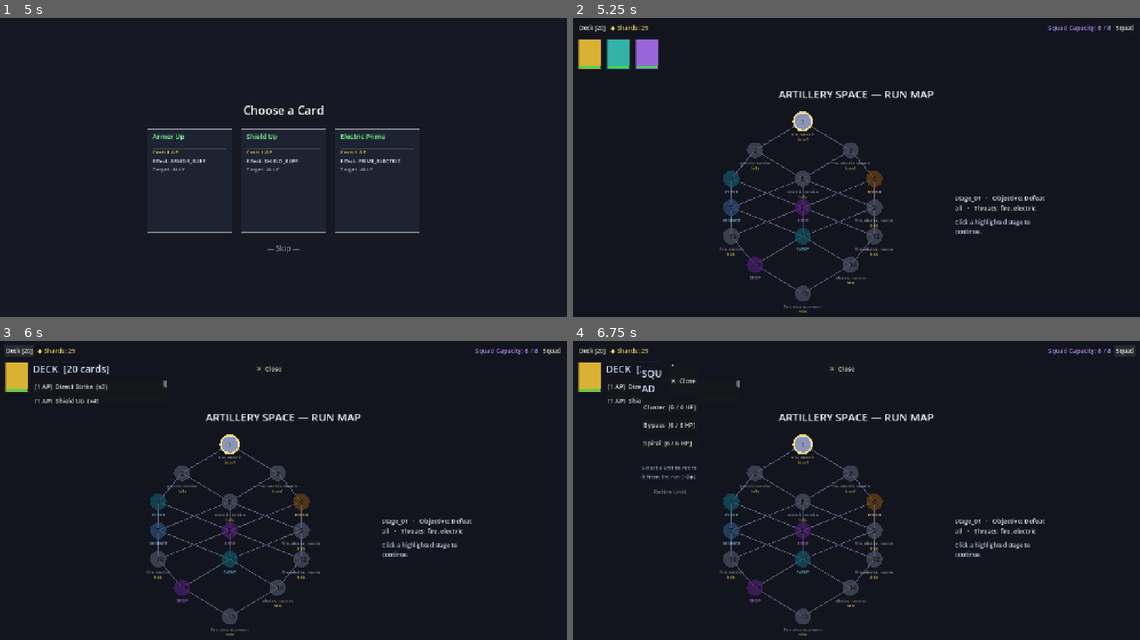
Above: before the commit, frames 1-4 (two rows, left to right).
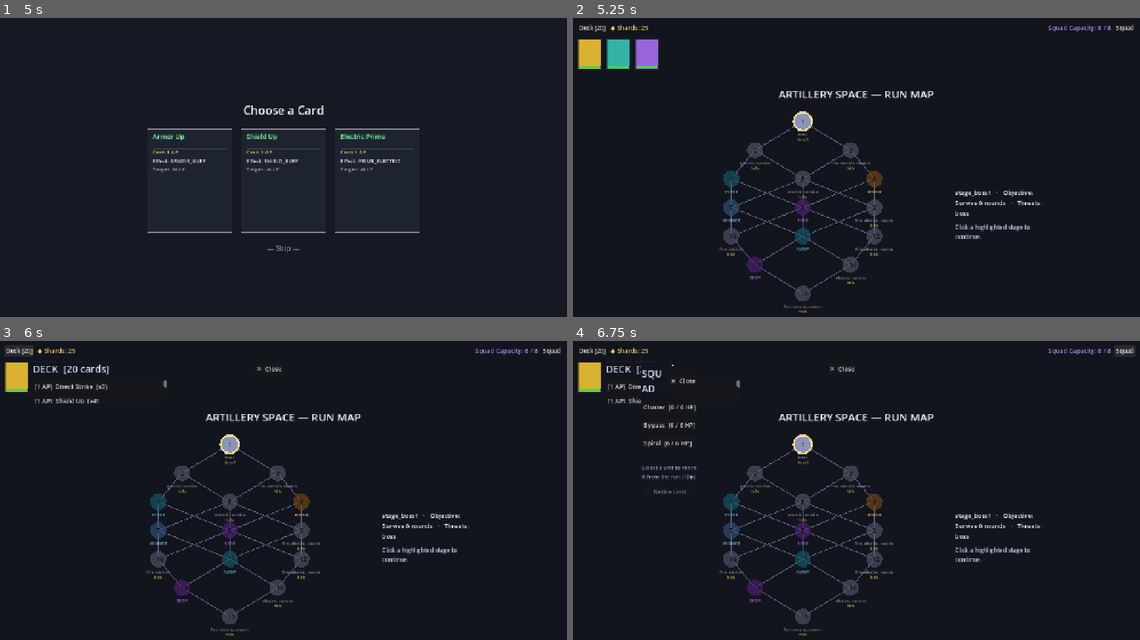
Above: after the commit, the same moments.

Repository: chubas/artillery-roguelike
Game: Godot game, scene res://world/run_controller.tscn
Two runs of this game, one before a commit and one after it. Both use one fixed random seed, a clock stepped at 60 frames per second and the inputs below.
Inputs (mouse positions are in pixels of both pictures, inside the frame that each line leads up to):
- Up to frame 1 (5 s): tap Enter at 0.5, 2, 3.5 s; move the mouse to (408, 161) at 0.52 s; hold Right 0.53-1.25 s; tap Tab at 0.6 s; click (408, 161) at 0.67 s; tap Space at 0.77, 1.25, 2.75, 3.77, 4.25 s; drag from (170, 194) to (255, 242) at 1.27 s; move the mouse to (340, 107) at 2.02 s; hold Right 2.03-2.75 s; tap Keypad Enter at 2.1 s; drag from (255, 242) to (113, 128) at 2.77 s; move the mouse to (453, 227) at 3.52 s; hold Left 3.53-4.25 s; tap Q at 3.6 s; drag from (113, 128) to (198, 95) at 4.27 s
- Up to frame 2 (5.25 s): move the mouse to (884, 176) at 5.02 s; hold Down from 5.03 s (still down); tap Tab at 5.1 s; click (884, 176) at 5.17 s
- Up to frame 3 (6 s): release Down at 5.75 s; click "Deck [20]" at 5.75 s
- Up to frame 4 (6.75 s): click "Squad" at 6.5 s

Frame 1 is identical in both runs. In frame 2, 1.0% of the frame differs, in the area x 38-84%, y 38-74%; in frame 3, 1.0%; in frame 4, 1.0%.

Commit message:
M47 - Entities definition and first boss

Diff:
--- a/autoloads/features.gd
+++ b/autoloads/features.gd
@@ -43,3 +43,5 @@
 var terrain_v2_enabled       : bool = true  # M43: seam pass + validation/reroll in TerrainGenerator
 var custom_maps_enabled      : bool = true  # M44: hand-authored ASCII maps (generator dormant)
 var enemy_targeting_enabled  : bool = true  # M45: deterministic telegraphed enemy targeting
+var boss_enabled             : bool = true  # M47: spawn map entities (bosses) at authored coords
+var boss_test_stage          : bool = true # M47: force run node 0 → boss1 arena for manual playtest
--- a/autoloads/run.gd
+++ b/autoloads/run.gd
@@ -91,7 +91,9 @@
 	# M44: hand-authored maps take priority — every combat node (incl. the first) draws a
 	# random map from the library. Profiles/legacy remain only as a fallback when the
 	# library is empty or the flag is off.
-	var map_ids : Array = MapLibrary.map_ids() if Features.custom_maps_enabled else []
+	# M47: the random pool excludes `pool: false` maps (boss arenas) so they never appear on a
+	# normal node — they're only reachable via the boss node / manual playtest toggle below.
+	var map_ids : Array = MapLibrary.pool_map_ids() if Features.custom_maps_enabled else []
 	for i in range(rs.map.nodes.size()):
 		var node : MapNode = rs.map.nodes[i]
 		if node.type != MapNode.Type.COMBAT:
@@ -104,6 +106,13 @@
 			node.terrain_profile_path = ""
 		else:
 			node.terrain_profile_path = _TERRAIN_PROFILES[run_rng.randi() % _TERRAIN_PROFILES.size()]
+	# M47: manual playtest — drop the player straight into the boss arena on node 0.
+	if Features.boss_test_stage and not rs.map.nodes.is_empty():
+		var n0 : MapNode = rs.map.nodes[0]
+		n0.type = MapNode.Type.COMBAT
+		n0.custom_map_id = "boss1"
+		n0.terrain_profile_path = ""
+		n0.stage_path = "res://data/stages/stage_boss1.tres"
 
 ## Sample n artifacts for a reward or shop offer, respecting the seen-set cycle.
 ## Artifacts already offered (but not bought) won't appear again until all have been offered.
--- a/data/stages/objective_descriptor.gd
+++ b/data/stages/objective_descriptor.gd
@@ -4,7 +4,9 @@
 class_name ObjectiveDescriptor
 extends Resource
 
-enum Type { DEFEAT_ALL, SURVIVE_N }
+enum Type { DEFEAT_ALL, SURVIVE_N, DEFEAT_BOSS }
 
 @export var type : Type = Type.DEFEAT_ALL
 @export var survive_rounds : int = 0   # SURVIVE_N: win once round_index reaches this
+# DEFEAT_BOSS (M47): win once no living enemy carries the "BOSS" tag — unlike DEFEAT_ALL this
+# ignores minions/waves, so killing the boss clears the stage even with adds still alive.
--- /dev/null
+++ b/data/stages/stage_boss1.tres
@@ -0,0 +1,16 @@
+[gd_resource type="Resource" script_class="StageDescriptor" format=3]
+
+[ext_resource type="Script" path="res://data/stages/objective_descriptor.gd" id="1_ss62s"]
+[ext_resource type="Script" path="res://data/stages/stage_descriptor.gd" id="2_yc775"]
+
+[sub_resource type="Resource" id="Resource_5iiul"]
+script = ExtResource("1_ss62s")
+type = 2
+
+[resource]
+script = ExtResource("2_yc775")
+id = "stage_boss1"
+terrain_seed = 4771
+wind_enabled = false
+objective = SubResource("Resource_5iiul")
+threat_tags = Array[String](["boss"])
--- /dev/null
+++ b/data/units/boss1.tres
@@ -0,0 +1,23 @@
+[gd_resource type="Resource" script_class="UnitDefinition" format=3]
+
+[ext_resource type="Script" path="res://data/shots/shot_definition.gd" id="1_754mh"]
+[ext_resource type="Script" path="res://data/units/unit_definition.gd" id="2_oq81g"]
+
+[resource]
+script = ExtResource("2_oq81g")
+id = "boss1"
+display_name = "Boss"
+faction = "army"
+width_voxels = 5
+height_voxels = 5
+max_hp = 100
+move_range = 0
+weight = 3
+anchored = true
+attack_behavior = 1
+base_power = 1.0
+dig = 0
+tags = Array[String](["BOSS", "MECHANICAL"])
+keywords = Array[String](["unit"])
+color = Color(0.72, 0.22, 0.28, 1)
+rarity = "boss"
--- a/data/units/unit_definition.gd
+++ b/data/units/unit_definition.gd
@@ -7,6 +7,11 @@
 ## FIXED_LANE (most aligned with the enemy's column) · SPECIFIC (externally-forced, e.g. Taunt).
 ## Property of the enemy type but copied to a runtime, overridable field on the Unit.
 enum TargetingRule { NEAREST, FARTHEST, WEAKEST, STRONGEST, FIXED_LANE, SPECIFIC }
+
+## How this unit acts on its turn (M47). PROJECTILE = the normal fire-a-shot behavior. NONE =
+## no-op: the unit ends its turn immediately (used by Boss1 until its special attack is authored).
+## Extension point for future special boss attacks.
+enum AttackBehavior { PROJECTILE, NONE }
 
 @export var id : String = ""
 @export var display_name : String = "Unit"
@@ -25,6 +30,13 @@
 @export var base_armor : int = 0
 @export var move_range : int = 99  # max moves per activation (use 99 = unlimited for now)
 @export var weight : int = 2       # 0=weightless, 1=light, 2=medium, 3=heavy
+
+## M47: position is fixed — the unit never falls (settles) when the terrain beneath it is
+## destroyed. Used for immobile fortress bosses. weight only limits climbing; this stops gravity.
+@export var anchored : bool = false
+
+## M47: turn behavior. NONE = no-op (ends turn immediately). See AttackBehavior.
+@export var attack_behavior : AttackBehavior = AttackBehavior.PROJECTILE
 
 ## Card base power (M39/M40): the unit's printed damage output, shown on the card / logbook.
 ## The base that PowerCalculator folds source-attributed PowerMods over — there is no separate
--- a/scripts/bake_resources.gd
+++ b/scripts/bake_resources.gd
@@ -205,6 +205,26 @@
 	mechanical.rarity = Rarity.COMMON
 	mechanical.color = Color(0.7, 0.55, 0.85)
 	_save(mechanical, "res://data/units/enemy_mechanical.tres")
+
+	# ── M47: Act 1 boss (Boss1) ──────────────────────────────────────────────
+	# 5×5 immobile fortress boss. No attack yet (attack_behavior = NONE = no-op turn); its special
+	# rule is a future milestone. anchored = never falls when terrain beneath it is destroyed.
+	# The "BOSS" tag is what the DEFEAT_BOSS objective watches. base_power is set > 0 only to pass
+	# the bake guard (_validate_unit_definitions); it is never read because the boss never fires.
+	var boss1 := UnitDefinition.new()
+	boss1.id = "boss1"; boss1.display_name = "Boss"
+	boss1.width_voxels = 5; boss1.height_voxels = 5; boss1.max_hp = 100
+	boss1.base_power = 1.0            # unused — boss never fires (attack_behavior NONE)
+	boss1.dig = 0
+	boss1.move_range = 0; boss1.weight = 3
+	boss1.anchored = true
+	boss1.attack_behavior = UnitDefinition.AttackBehavior.NONE
+	boss1.default_shot = null         # never fires
+	boss1.tags = ["BOSS", "MECHANICAL"]
+	boss1.faction = Faction.ARMY
+	boss1.rarity = Rarity.BOSS
+	boss1.color = Color(0.72, 0.22, 0.28)   # menacing crimson
+	_save(boss1, "res://data/units/boss1.tres")
 
 	# ── M4 player squad: one unit per shot family ─────────────────────────────
 	# M10: attack value is the source of projectile strength (× shot.strength_mult × power).
@@ -471,6 +491,24 @@
 	s3.threat_tags = ["fire", "electric", "swarm"]
 	s3.act_tags = ["act_1"]
 	_save(s3, "res://data/stages/stage_03.tres")
+
+	# ── M47: Act 1 boss stage ────────────────────────────────────────────────────
+	# The boss itself is spawned from the map's Entity_Boss1 (data/maps/boss1.txt), not from
+	# initial_enemies. Objective is DEFEAT_BOSS — clears the instant the boss dies. Wind off.
+	var sb_obj := ObjectiveDescriptor.new()
+	sb_obj.type = ObjectiveDescriptor.Type.DEFEAT_BOSS
+	var sb := StageDescriptor.new()
+	sb.id = "stage_boss1"
+	sb.terrain_seed = 4771
+	sb.initial_enemies = []           # boss comes from the map entity; waves/minions added later
+	sb.reinforcements = []
+	sb.deployables = []
+	sb.wind_enabled = false
+	sb.spawn_min_col = 0; sb.spawn_max_col = W / 2 - 1   # overridden by the custom map's zones
+	sb.objective = sb_obj
+	sb.threat_tags = ["boss"]
+	sb.act_tags = ["act_1"]
+	_save(sb, "res://data/stages/stage_boss1.tres")
 
 	# ── M35: event resources ─────────────────────────────────────────────────────
 	var ev_triage := EventTriage.new()
--- a/systems/combat_manager.gd
+++ b/systems/combat_manager.gd
@@ -132,6 +132,7 @@
 	EventBus.mine_detonated.connect(_on_mine_detonated)
 	_place_player_squad(squad)
 	_spawn_enemies()
+	_spawn_map_entities()   # M47: bosses / entities placed at authored map coordinates
 	all_units = player_units + enemy_units
 	if Features.deployables_enabled:
 		_spawn_deployables()
@@ -369,6 +370,33 @@
 	u.unit_died.connect(_on_unit_died)
 	return u
 
+# M47: spawn map-defined entities (e.g. a fortress boss) at their AUTHORED coordinates. An entity
+# whose name resolves to a baked unit definition (id == name lower-cased) spawns as an enemy at its
+# exact top-left coordinate — no zone-random, no surface snap; the author placed it deliberately.
+# Entities that don't resolve to a unit are left in the map for other systems (future).
+func _spawn_map_entities() -> void:
+	if not Features.boss_enabled or _custom_map == null:
+		return
+	for entity_name in _custom_map.entities:
+		var ent : MapEntity = _custom_map.entities[entity_name]
+		var path := "res://data/units/%s.tres" % entity_name.to_lower()
+		if not ResourceLoader.exists(path):
+			continue
+		var def := load(path) as UnitDefinition
+		if def == null:
+			continue
+		var u := Unit.new()
+		u.definition = def
+		u.is_player = false
+		u.display_name = def.display_name
+		u.aim_angle_deg = 135.0
+		u.set_vox_position(ent.coordinates)
+		_unit_layer.add_child(u)   # Unit._ready() sets hp = def.max_hp (no run_state)
+		u.unit_died.connect(_on_unit_died)
+		enemy_units.append(u)
+		print("[entity] spawned '%s' (%s) at %s hp=%d" % [
+				entity_name, def.id, str(ent.coordinates), def.max_hp])
+
 func _find_valid_spawn(preferred_col: int, def: UnitDefinition) -> Vector2i:
 	# Try the preferred column, then alternate outward (+1, -1, +2, -2, ...).
 	for i in range(0, 21):
@@ -647,6 +675,10 @@
 			return
 		if e.hp <= 0 or debug_enemies_passive:
 			continue
+		# M47: no-op attackers (e.g. Boss1 until its special rule lands) end their turn immediately.
+		if e.definition.attack_behavior == UnitDefinition.AttackBehavior.NONE:
+			print("[entity] %s holds (no attack)" % e.display_name)
+			continue
 		await get_tree().create_timer(Const.ENEMY_FIRE_DELAY).timeout
 		if _is_terminal():
 			return
@@ -734,8 +766,10 @@
 		return
 	var enemies_alive := enemy_units.any(func(u): return u.hp > 0)
 	var players_alive := player_units.any(func(u): return u.hp > 0)
+	# M47: DEFEAT_BOSS wins when no living enemy carries the BOSS tag (minions/waves don't count).
+	var boss_alive := enemy_units.any(func(u): return u.hp > 0 and "BOSS" in u.definition.tags)
 	var result := ObjectiveEvaluator.evaluate(_stage.objective, enemies_alive, players_alive,
-			round_index, _all_waves_spawned())
+			round_index, _all_waves_spawned(), boss_alive)
 	if result == ObjectiveEvaluator.Result.WON:
 		print("[STAGE CLEAR] Objective met.")
 		game_state = GameState.STAGE_CLEAR
@@ -1201,6 +1235,8 @@
 		_settle_deployable(d)
 
 func _settle_unit(u: Unit) -> void:
+	if u.definition.anchored:
+		return   # M47: anchored units (bosses) hold position even with terrain destroyed beneath
 	var new_pos := UnitMovement.settle(u, _terrain)
 	if new_pos != u.vox_position:
 		u.set_vox_position(new_pos)
--- a/systems/enemy_targeting.gd
+++ b/systems/enemy_targeting.gd
@@ -76,6 +76,11 @@
 	for e in enemies:
 		if e.hp <= 0:
 			continue
+		# M47: no-op attackers (bosses without a shot yet) get no telegraph — they never fire.
+		if e.definition.attack_behavior == UnitDefinition.AttackBehavior.NONE:
+			e.intended_target = null
+			e.intended_solution = {}
+			continue
 		if reset_rules:
 			e.targeting_rule = e.definition.targeting_rule
 			e.forced_target = null
--- a/systems/objective_evaluator.gd
+++ b/systems/objective_evaluator.gd
@@ -7,7 +7,7 @@
 enum Result { ONGOING, WON, LOST }
 
 static func evaluate(obj: ObjectiveDescriptor, enemies_alive: bool, players_alive: bool,
-		round_index: int, all_waves_spawned: bool) -> Result:
+		round_index: int, all_waves_spawned: bool, boss_alive: bool = true) -> Result:
 	if not players_alive:
 		return Result.LOST   # shared loss across all objective types
 	if obj == null:
@@ -20,4 +20,8 @@
 		ObjectiveDescriptor.Type.SURVIVE_N:
 			if round_index >= obj.survive_rounds:
 				return Result.WON
+		ObjectiveDescriptor.Type.DEFEAT_BOSS:
+			# M47: the boss dying ends the stage regardless of minions/waves still on the field.
+			if not boss_alive:
+				return Result.WON
 	return Result.ONGOING
--- a/terrain/custom_map.gd
+++ b/terrain/custom_map.gd
@@ -1,8 +1,13 @@
 # Hand-authored ASCII map (M44). Parsed from a plain-text file: `key: value` metadata lines,
 # then a `data:` line followed by exactly `height` grid rows (row 0 = top of map).
-# Grid chars: '.' void · '1'-'9' SOLID with that hp (collapsible, FLAMMABLE) · '0' SOLID
+# Grid chars: '.' void · '1'-'9' SOLID with that hp (FLAMMABLE) · '0' SOLID
 # indestructible · 'M' MINERAL (hp 2). Spawn/enemy zones are [x0, y0, x1, y1] voxel rects
 # (inclusive corners). Any problem sets `error` — callers must check it before using the map.
+#
+# Collapse: imported tiles are NON-collapsible (`collapsible = false`) — matching M17's opt-in
+# design (the generator defaults false too). So floating platforms stay put when part of them is
+# destroyed; nothing falls under gravity. There is no per-tile opt-in to collapse yet — add a tag
+# here if undermine-and-drop terrain is wanted later.
 #
 # M46 auto-fill: `autoFillTerrain: true` + `autoFillTerrainValues: [N, M]` (1 ≤ N ≤ M ≤ 9)
 # replaces every '1' with a durability sampled from N..M via seeded Simplex noise (smooth
@@ -18,6 +23,10 @@
 var height      : int = 0
 var spawn_zones : Array[Rect2i] = []   # player placement zones
 var enemy_zones : Array[Rect2i] = []   # enemy/deployable spawn zones
+var entities     : Dictionary = {}      # entity name -> MapEntity (M47)
+# M47: whether this map is eligible for the random run pool. Boss/special maps set `pool: false`
+# so they never appear on a normal combat node; the sandbox dropdown still lists them.
+var pool        : bool = true
 # M46: noise-fill '1' tiles with durability auto_fill_min..auto_fill_max (inclusive).
 # min/max default 0 = "not provided" sentinel; validation requires them when the flag is on.
 var auto_fill_terrain : bool = false
@@ -56,8 +65,18 @@
 			"enemy_zones": map.enemy_zones = _parse_zones(value, map, "enemy_zones")
 			"autoFillTerrain": map.auto_fill_terrain = value.to_lower() == "true"
 			"autoFillTerrainValues": _parse_fill_values(value, map)
+			"pool":        map.pool = value.to_lower() != "false"
 			_:
-				map.error = "line %d: unknown key '%s'" % [i, key]
+				if key.begins_with("Entity_"):
+					var entity_name := key.trim_prefix("Entity_")
+					if entity_name == "":
+						map.error = "line %d: entity name cannot be empty" % i
+					elif map.entities.has(entity_name):
+						map.error = "line %d: duplicate entity '%s'" % [i, entity_name]
+					else:
+						map.entities[entity_name] = _parse_entity(entity_name, value, map, key)
+				else:
+					map.error = "line %d: unknown key '%s'" % [i, key]
 		if map.error != "":
 			return map
 	# --- Grid rows -------------------------------------------------------------
@@ -95,7 +114,32 @@
 					or z.end.x > map.width or z.end.y > map.height:
 				map.error = "zone %s out of bounds (%dx%d)" % [str(z), map.width, map.height]
 				break
+		if map.error == "":
+			for entity_name in map.entities:
+				var position : Vector2i = (map.entities[entity_name] as MapEntity).coordinates
+				if position.x < 0 or position.y < 0 \
+						or position.x >= map.width or position.y >= map.height:
+					map.error = "entity '%s' at %s out of bounds (%dx%d)" % [
+						entity_name, str(position), map.width, map.height
+					]
+					break
 	return map
+
+## Dynamic `Entity_<name>: [x, y]` metadata -> MapEntity (M47). For now the value is the `[x, y]`
+## coordinate shorthand; richer values (a JSON object of arbitrary props) can be added here later
+## without changing callers. Entity semantics (what an entity does) belong to callers.
+static func _parse_entity(
+		entity_name: String, value: String, map: CustomMap, key: String
+) -> MapEntity:
+	var e := MapEntity.new()
+	e.name = entity_name
+	var parsed = JSON.parse_string(value)
+	if not parsed is Array or (parsed as Array).size() != 2:
+		map.error = "%s: expected [x, y]" % key
+		return e
+	e.coordinates = Vector2i(int(parsed[0]), int(parsed[1]))
+	e.props["coordinates"] = e.coordinates
+	return e
 
 ## M46: "[N, M]" -> auto_fill_min/max. Range validity is checked in the final validation block.
 static func _parse_fill_values(value: String, map: CustomMap) -> void:
@@ -153,7 +197,7 @@
 				cell = {
 					"type": Tile.TileType.MINERAL,
 					"hp": 2, "max_hp": 2, "flags": 0,
-					"collapsible": true, "status_tags": ["MINERAL"],
+					"collapsible": false, "status_tags": ["MINERAL"],
 					"variant": 0, "gen_origin": MapData.GenOrigin.NOISE_FILL
 				}
 			elif ch == "0":
@@ -172,7 +216,7 @@
 				cell = {
 					"type": Tile.TileType.SOLID,
 					"hp": hp, "max_hp": hp, "flags": 0,
-					"collapsible": true, "status_tags": ["FLAMMABLE"],
+					"collapsible": false, "status_tags": ["FLAMMABLE"],
 					"variant": 0, "gen_origin": MapData.GenOrigin.NOISE_FILL
 				}
 			data.set_cell(col, row, cell)
--- /dev/null
+++ b/terrain/map_entity.gd
@@ -0,0 +1,14 @@
+# A named entity placed on a hand-authored map (M47). Parsed from an `Entity_<name>: ...` line in
+# a map file. For now an entity only carries a map coordinate, but `props` is an open key/value bag
+# so richer entity definitions (unit id, patrol path, trigger data, ...) can be layered on later
+# without changing the parser's shape — see CustomMap._parse_entity.
+#
+# Combat resolves entities that name a baked unit (id == entity name, lower-cased) into enemy
+# units at their coordinate; entities that don't resolve to a unit are left untouched for other
+# systems to consume.
+class_name MapEntity
+extends RefCounted
+
+var name        : String = ""
+var coordinates : Vector2i = Vector2i.ZERO
+var props       : Dictionary = {}   # arbitrary key/value; "coordinates" mirrored here too
--- a/terrain/map_library.gd
+++ b/terrain/map_library.gd
@@ -35,6 +35,16 @@
 	ids.sort()
 	return ids
 
+## M47: ids eligible for the random run pool (excludes `pool: false` maps, e.g. boss arenas).
+## The sandbox dropdown still uses map_ids() so every authored map remains loadable there.
+static func pool_map_ids() -> Array:
+	var ids : Array = []
+	for id in map_ids():
+		var m : CustomMap = _cache[id]
+		if m.pool:
+			ids.append(id)
+	return ids
+
 static func get_map(id: String) -> CustomMap:
 	if not _loaded:
 		reload()
--- a/world/combat_scene.gd
+++ b/world/combat_scene.gd
@@ -292,6 +292,7 @@
 	_m44_smoke()
 	_m45_smoke()
 	_m46_smoke()
+	_m47_smoke()
 
 	await get_tree().create_timer(0.3).timeout
 	get_tree().quit()
@@ -2019,6 +2020,9 @@
 			str(((c_floor.get("flags", 0) as int) & Tile.FLAG_INDESTRUCTIBLE) != 0),
 			str(c_ore.get("type", -1) == Tile.TileType.MINERAL and (c_ore.get("status_tags", []) as Array).has("MINERAL")),
 			str(data.get_cell(10, 5) == null)])
+	# Imported tiles are NON-collapsible (floating platforms stay put when shot) — see custom_map.gd.
+	print("  collapsible default: solid=%s mineral=%s (expect false, false)"
+			% [str(c_solid.get("collapsible", true)), str(c_ore.get("collapsible", true))])
 
 	# Zone helpers on a scratch terrain + combat manager (live combat untouched).
 	var tm := TerrainManager.new()
@@ -2206,6 +2210,77 @@
 	print("  missing values err set=%s reversed err set=%s (expect true, true)"
 			% [str(bad1.error != ""), str(bad2.error != "")])
 
+# M47: first boss — 5x5 anchored Boss1 spawned from a map entity, no-op attack, DEFEAT_BOSS clear.
+func _m47_smoke() -> void:
+	print("[smoke] -- M47 first boss (Boss1) --")
+	var bdef : UnitDefinition = load("res://data/units/boss1.tres")
+	print("  boss def: %dx%d hp=%d anchored=%s attack=%s has_BOSS=%s (expect 5x5, 100, true, NONE, true)"
+			% [bdef.width_voxels, bdef.height_voxels, bdef.max_hp, str(bdef.anchored),
+			UnitDefinition.AttackBehavior.keys()[bdef.attack_behavior], str("BOSS" in bdef.tags)])
+
+	# Entity parse: the shipped boss map carries Entity_Boss1 as a MapEntity + is out of the pool.
+	var cmap := MapLibrary.get_map("boss1")
+	var ent : MapEntity = cmap.entities.get("Boss1")
+	print("  entity parse: err='%s' Boss1_present=%s coords=%s pool=%s (expect '', true, (61, 22), false)"
+			% [cmap.error, str(ent != null),
+			str(ent.coordinates if ent else Vector2i.ZERO), str(cmap.pool)])
+
+	# Spawn the entity into a scratch combat on a scratch terrain (live combat untouched).
+	var tm := TerrainManager.new()
+	tm.load_map(cmap.to_map_data(1))
+	var layer := Node2D.new()
+	add_child(layer)   # in-tree so Unit._ready runs and sets hp from def.max_hp
+	var cm := CombatManager.new()
+	cm._terrain = tm
+	cm._unit_layer = layer
+	cm.set_custom_map(cmap)
+	cm._spawn_map_entities()
+	var boss : Unit = cm.enemy_units[0] if not cm.enemy_units.is_empty() else null
+	print("  spawn: count=%d pos=%s hp=%d (expect 1, (61, 22), 100)"
+			% [cm.enemy_units.size(),
+			str(boss.vox_position if boss else Vector2i.ZERO), boss.hp if boss else -1])
+
+	# Anchored: carve every tile under the boss footprint, settle → position must NOT change.
+	for c in range(boss.vox_position.x, boss.vox_position.x + bdef.width_voxels):
+		for r in range(boss.vox_position.y, tm.map_height):
+			tm.clear_tile(c, r)
+	var before : Vector2i = boss.vox_position
+	cm._settle_unit(boss)
+	print("  anchored: before=%s after_settle=%s unchanged=%s (expect true)"
+			% [str(before), str(boss.vox_position), str(before == boss.vox_position)])
+
+	# No-op attack: telegraph assignment leaves the boss with no target/solution (it never fires).
+	EnemyTargeting.assign_all([boss], [], tm, 0.0)
+	print("  no telegraph: target_null=%s solution_empty=%s (expect true, true)"
+			% [str(boss.intended_target == null), str(boss.intended_solution.is_empty())])
+
+	# DEFEAT_BOSS objective: ongoing while boss alive, WON once no BOSS-tagged enemy lives, LOST on wipe.
+	var obj := load("res://data/stages/stage_boss1.tres").objective as ObjectiveDescriptor
+	var r_alive := ObjectiveEvaluator.evaluate(obj, true, true, 1, true, true)
+	var r_dead := ObjectiveEvaluator.evaluate(obj, false, true, 1, true, false)
+	var r_wipe := ObjectiveEvaluator.evaluate(obj, false, false, 1, true, false)
+	print("  objective: alive=%s dead=%s wipe=%s (expect ONGOING, WON, LOST)"
+			% [ObjectiveEvaluator.Result.keys()[r_alive],
+			ObjectiveEvaluator.Result.keys()[r_dead],
+			ObjectiveEvaluator.Result.keys()[r_wipe]])
+
+	# Pool exclusion: boss1 is loadable but never in the random run pool.
+	print("  pool: in_all=%s in_pool=%s (expect true, false)"
+			% [str(MapLibrary.map_ids().has("boss1")), str(MapLibrary.pool_map_ids().has("boss1"))])
+
+	# Manual-playtest toggle wires node 0 to the boss arena.
+	Features.boss_test_stage = true
+	Run.start_default_run()
+	var n0 : MapNode = Run.active.map.nodes[0]
+	print("  boss_test_stage: node0 map='%s' stage_ends_boss1=%s (expect boss1, true)"
+			% [n0.custom_map_id, str(n0.stage_path.ends_with("stage_boss1.tres"))])
+	Features.boss_test_stage = false
+	Run.start_default_run()
+
+	layer.queue_free()
+	tm.free()
+	cm.free()
+
 func _mk_test_unit(def: UnitDefinition, dname: String, vox: Vector2i, hp: int, _maxhp: int,
 		is_player: bool) -> Unit:
 	var u := Unit.new()
Not shown, changed: data/maps/boss1.txt
Not shown, added: terrain/map_entity.gd.uid
Not shown, changed: PROGRESS.md
Not shown, added: docs/planning/milestone-47-plan.md
